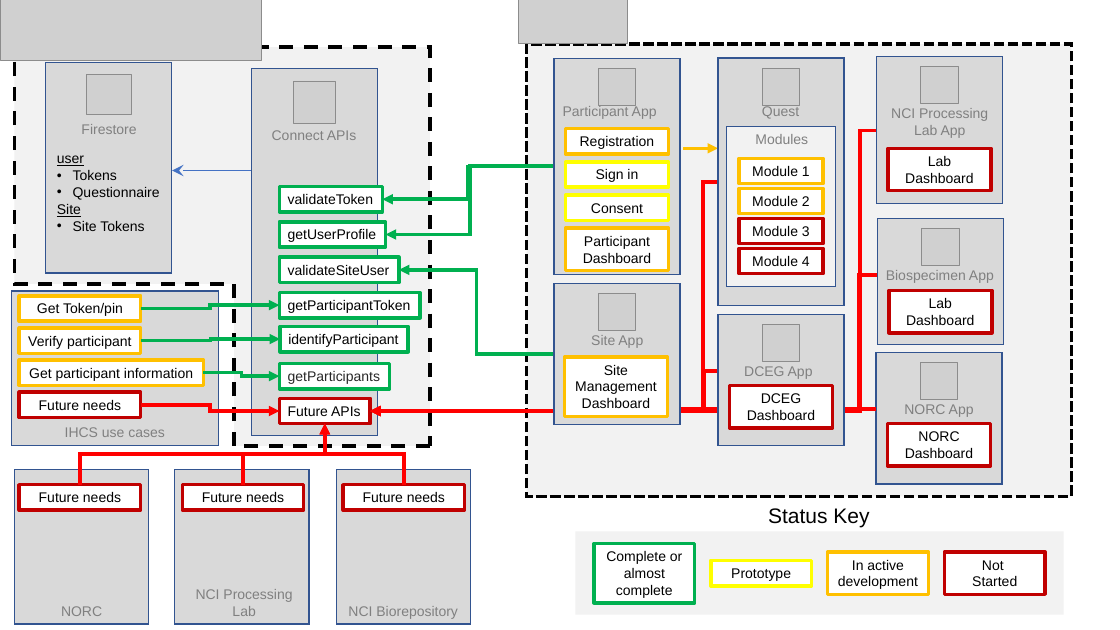
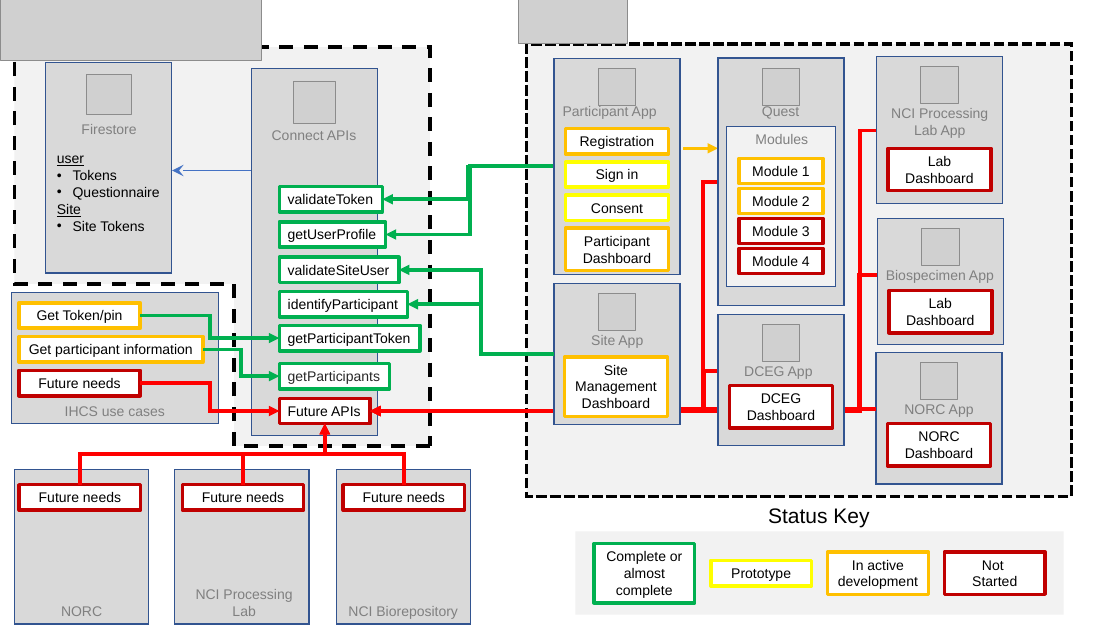
Before and after one commit to episphere/doc, a slide deck: slide 1 of ArchitectureOverviewStatus.pptx. Drawn at 1120x630 pixels with LibreOffice and Linux fonts; fonts in the diff are those of the drawing; grey boxes stand for pictures. Boxes give left, top, right and bottom in pixels: in the first picture for what was removed or moved away, otherwise in the second. Text is boxed around its words. In the diff, an @@ line names an element or a change of style, - is before the commit and + after.

Commit message:
verify participant is performed in the site manager app

```diff
--- a/ArchitectureOverviewStatus.pptx
+++ b/ArchitectureOverviewStatus.pptx
@@ rectangle: place and size @@
-rectangle at bbox=[11, 292, 218, 446]
+rectangle at bbox=[11, 292, 218, 423]
@@ rectangle "identifyParticipant": place and size @@
-rectangle "identifyParticipant" at bbox=[280, 327, 408, 352]
+rectangle "identifyParticipant" at bbox=[280, 292, 408, 317]
@@ elbow arrow (555, 355) - (399, 270): route changed @@
@@ rectangle "Get Token/pin": place and size @@
-rectangle "Get Token/pin" at bbox=[19, 296, 141, 321]
+rectangle "Get Token/pin" at bbox=[18, 302, 140, 328]
@@ rectangle removed at bbox=[19, 328, 141, 353] @@
-Verify participant
@@ elbow arrow moved from (141, 308) - (280, 305) to (140, 316) - (280, 338) @@
@@ rectangle "getParticipantToken": place and size @@
-rectangle "getParticipantToken" at bbox=[280, 292, 421, 318]
+rectangle "getParticipantToken" at bbox=[280, 325, 421, 350]
@@ elbow arrow moved from (141, 341) - (280, 339) to (555, 355) - (408, 304) @@
@@ rectangle "Get participant information": place and size @@
-rectangle "Get participant information" at bbox=[19, 360, 203, 386]
+rectangle "Get participant information" at bbox=[18, 337, 202, 362]
@@ elbow arrow moved from (203, 373) - (280, 376) to (203, 350) - (280, 376) @@
@@ rectangle "Future needs": place and size @@
-rectangle "Future needs" at bbox=[19, 392, 141, 418]
+rectangle "Future needs" at bbox=[18, 371, 140, 396]
@@ elbow arrow moved from (141, 405) - (280, 411) to (140, 383) - (280, 411) @@
@@ text "IHCS use cases": place and size @@
-text "IHCS use cases" at bbox=[65, 427, 164, 437]
+text "IHCS use cases" at bbox=[65, 406, 164, 416]
```
Also in this commit, not shown: 1 other file.
